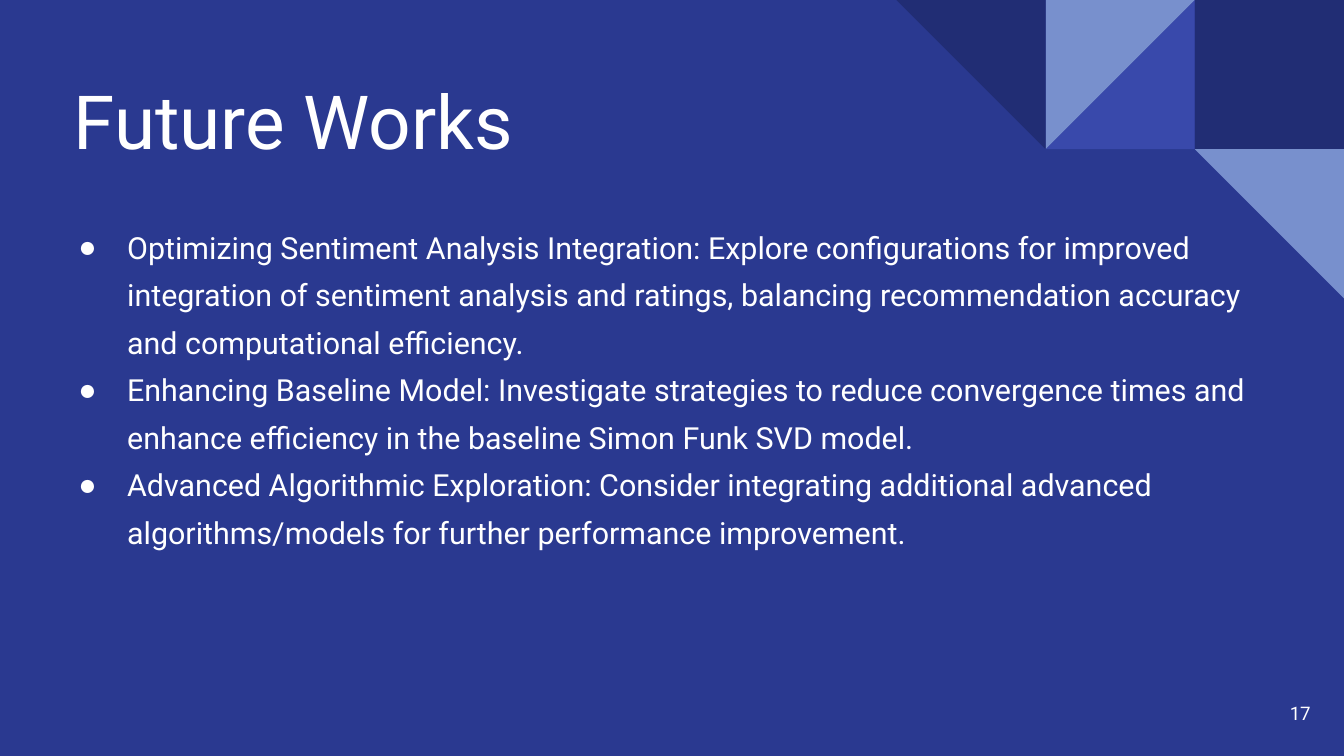
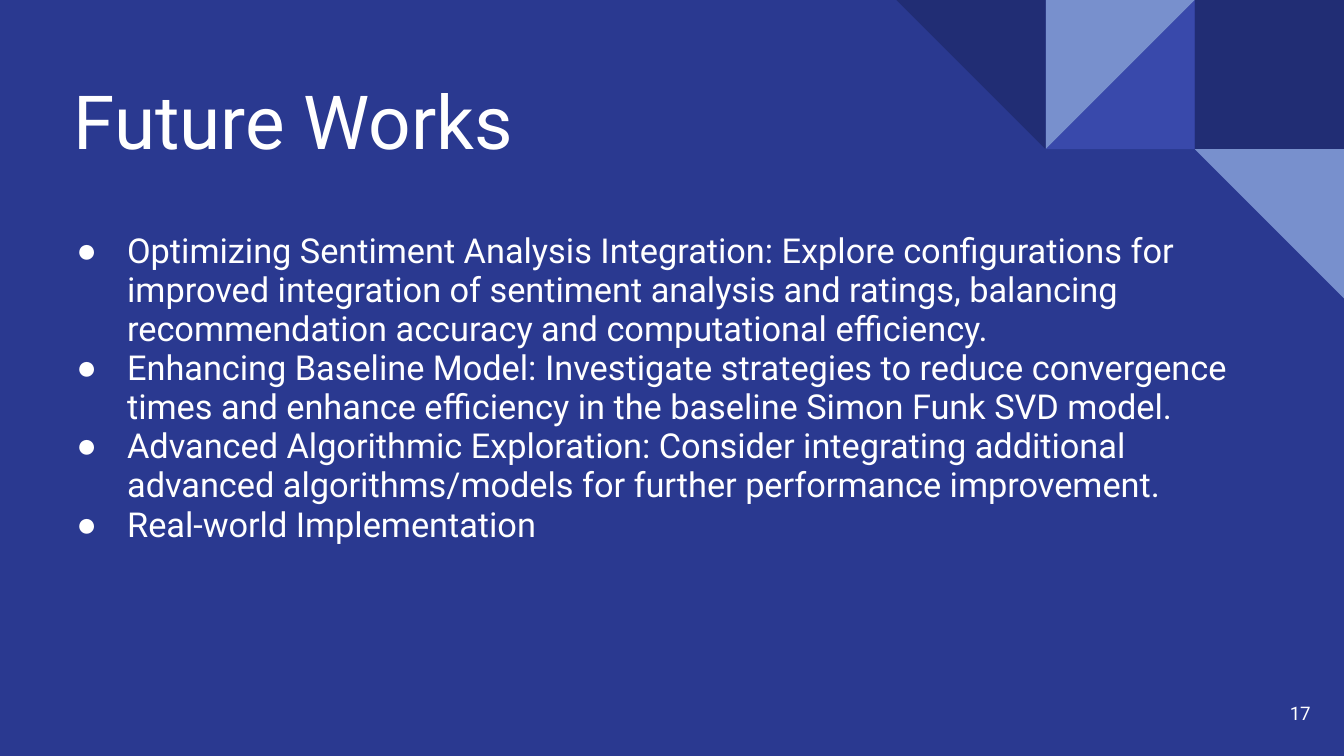
Before and after one commit to Rishat-Sheakh/CSE431, a slide deck: slide 17 of Submission1/Slide.pptx. Drawn at 1344x756 pixels with LibreOffice and Linux fonts; fonts in the diff are those of the drawing. Boxes give left, top, right and bottom in pixels: in the first picture for what was removed or moved away, otherwise in the second. Text is boxed around its words. In the diff, an @@ line names an element or a change of style, - is before the commit and + after.

```diff
--- a/Submission1/Slide.pptx
+++ b/Submission1/Slide.pptx
@@ subtitle at (127, 237, 1227, 504): size 16.3 to 18.4 pt; indent changed; line spacing 1.3 to 0.95 @@
@@ subtitle at (127, 511, 536, 544): paragraph added @@
+● Real-world Implementation
```
Also in this commit, not shown: 4 other slides changed, 2 slides added, 2 slides removed, 1 other file.
